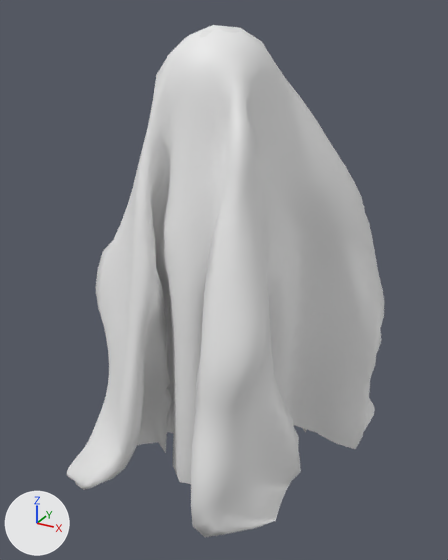
One commit to the glTF model src/assets/AnotherGhost.glb: the scene before it, then after it.
Both versions are drawn from a camera (50 mm lens) standing at (3.58, -6.44, 6.14) and looking at (-0.04, 0.15, 2.85). The axes (+X, +Y, +Z) are drawn at lower left. The lights are the same throughout. The older version comes first. Where no turn or scale is listed for an object, it has been applied to the vertices.
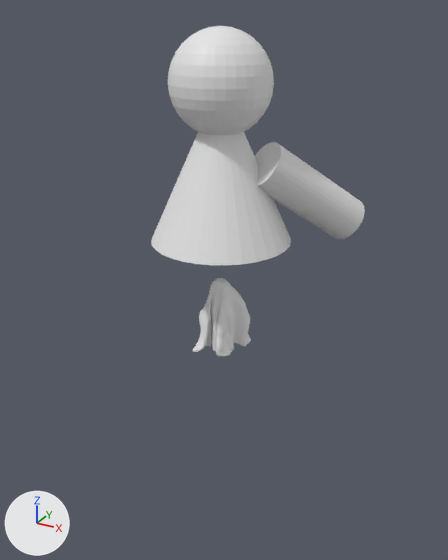
The change, as a diff of the scene's bpy script:
```diff
--- a/src/assets/AnotherGhost.glb.py
+++ b/src/assets/AnotherGhost.glb.py
@@ me_plane_001 @@
+me_plane_001.from_pydata(...)  # 2113 vertices, 4096 faces; spans x -0.394..0.347, y -0.356..0.389, z -0.373..0.667
+me_plane_001.materials.append(mat_material_001)  # picture img_material
@@ ob_plane @@
-ob_plane = bpy.data.objects.new('Plane', me_plane)
+ob_plane = bpy.data.objects.new('Plane', me_plane_001)
 ob_plane.location = (-0.06, 0.08, 2.23)
```

Location of each change, (x1, y1, x2, y2) in pixels of the pictures (448 x 560 px):
'Plane', reshaped (81% narrower, 84% shorter): before (66, 25, 384, 538); after (192, 278, 251, 357)
'Cone', unchanged, uncovered by the edit: after (151, 132, 291, 265)
'Sphere.001', unchanged, uncovered by the edit: before (199, 26, 252, 38); after (168, 26, 274, 135)
'Cylinder', unchanged, uncovered by the edit: after (255, 142, 365, 239)
